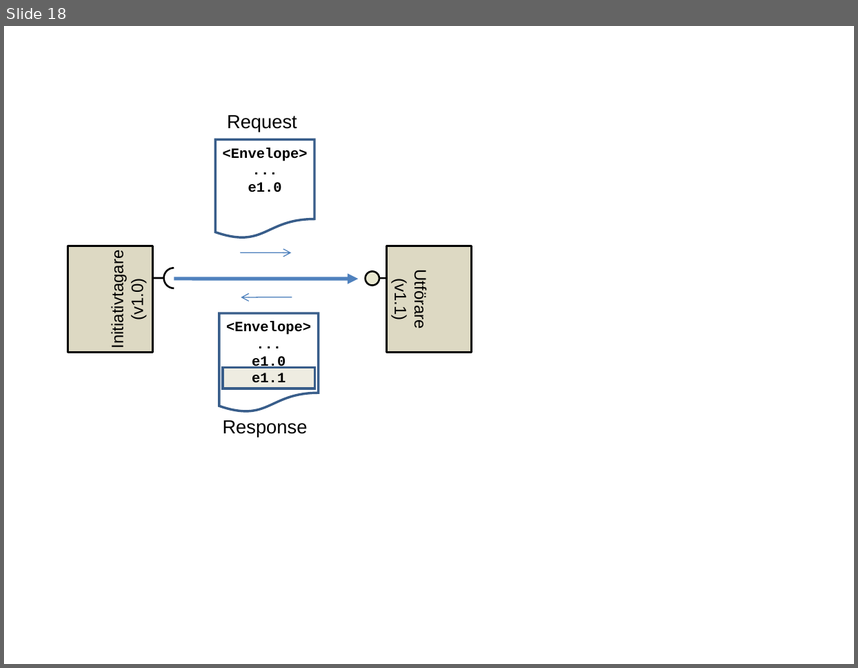
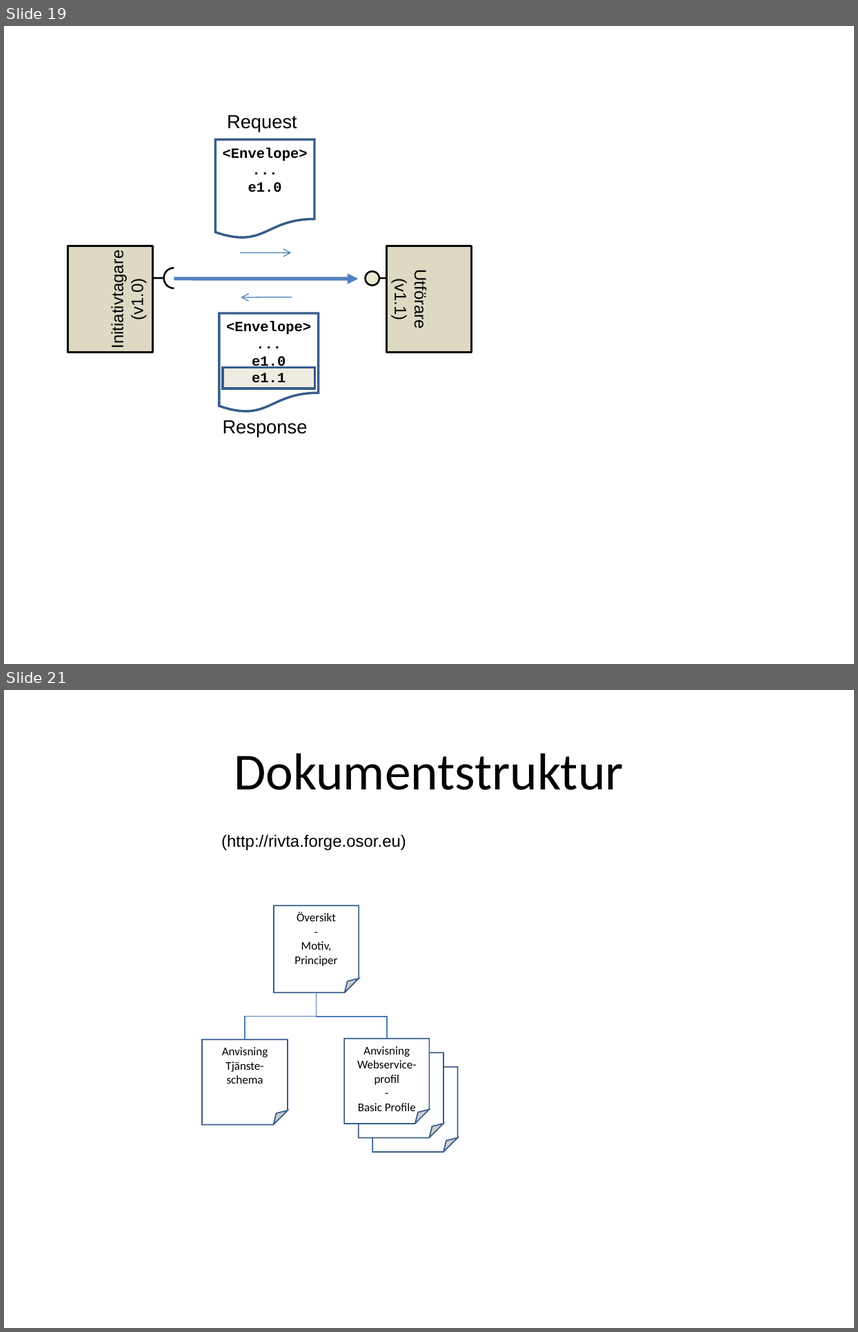
Before and after one commit to admstar/rivta, a slide deck: doc/arbetsdokument/RIV-förvaltning, Illustrationer.ppt. Shown one above the other, each under a label of ours: slide 18 before the commit, slides 19 and 21 after it; the slides between them are not shown. The pictures are 858x668 and 858x1332 pixels, drawn with LibreOffice and Linux fonts; fonts in the diff are those of the drawing. Boxes give left, top, right and bottom in pixels: in the first picture for what was removed or moved away, otherwise in the second. Text is boxed around its words. In the diff, an @@ line names an element or a change of style, - is before the commit and + after.

Commit message:
Översikten klar för review

```diff
--- a/doc/arbetsdokument/RIV-förvaltning, Illustrationer.ppt
+++ b/doc/arbetsdokument/RIV-förvaltning, Illustrationer.ppt
@@ slide 21 added at <box>4,690,854,1328</box>, background #FFFFFF @@
@@ title added at <box>234,753,624,790</box>, 44 pt, text #000000 @@
+Dokumentstruktur
@@ text added at <box>221,834,406,850</box>, 14 pt, text #000000 @@
+(http://rivta.forge.osor.eu)
@@ folded corner added at <box>274,905,359,992</box>, fill #FFFFFF, outline #385D8A 0.99 pt, 10 pt, text #000000 @@
+Översikt
+-
+Motiv, Principer
@@ elbow line added from (316, 993) to (245, 1039), #4A7EBB 0.74 pt @@
@@ elbow line added from (316, 993) to (386, 1038), #4A7EBB 0.74 pt @@
@@ folded corner added at <box>202,1039,288,1125</box>, fill #FFFFFF, outline #385D8A 0.99 pt, 10 pt, text #000000 @@
+Anvisning
+Tjänste-schema
@@ folded corner added at <box>344,1038,429,1123</box>, fill #FFFFFF, outline #385D8A 0.99 pt, 10 pt, text #000000 @@
+Anvisning Webservice-profil
+-
+Basic Profile
@@ folded corner added at <box>359,1052,444,1137</box>, fill #FFFFFF, outline #385D8A 0.99 pt, 10 pt, text #000000 @@
+RIV Tekniska Anvisningar
+-
+Profil
@@ folded corner added at <box>373,1067,458,1152</box>, fill #FFFFFF, outline #385D8A 0.99 pt, 10 pt, text #000000 @@
+RIV Tekniska Anvisningar
+-
+Profil
@@ what was slide 18 is now slide 19 @@
```
Also in this commit, not shown: 7 slides changed, 1 other slide added, 1 other file.
